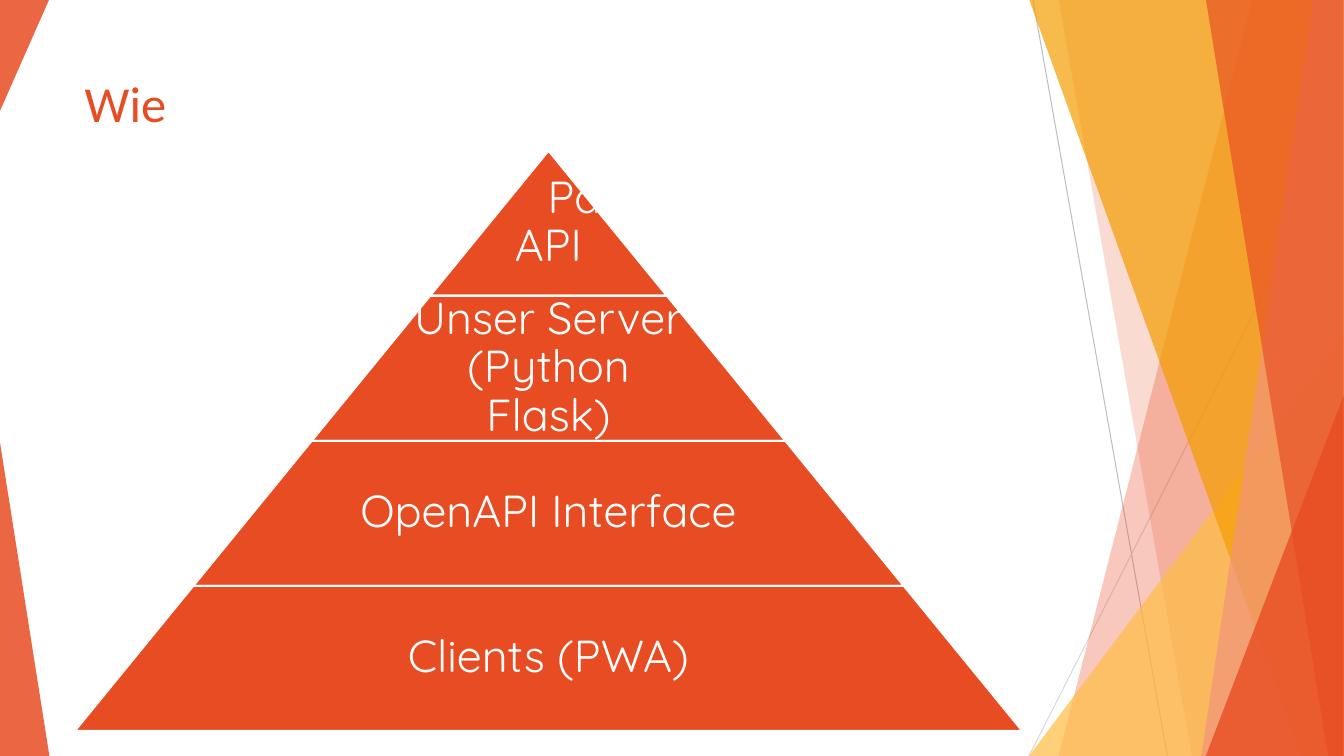
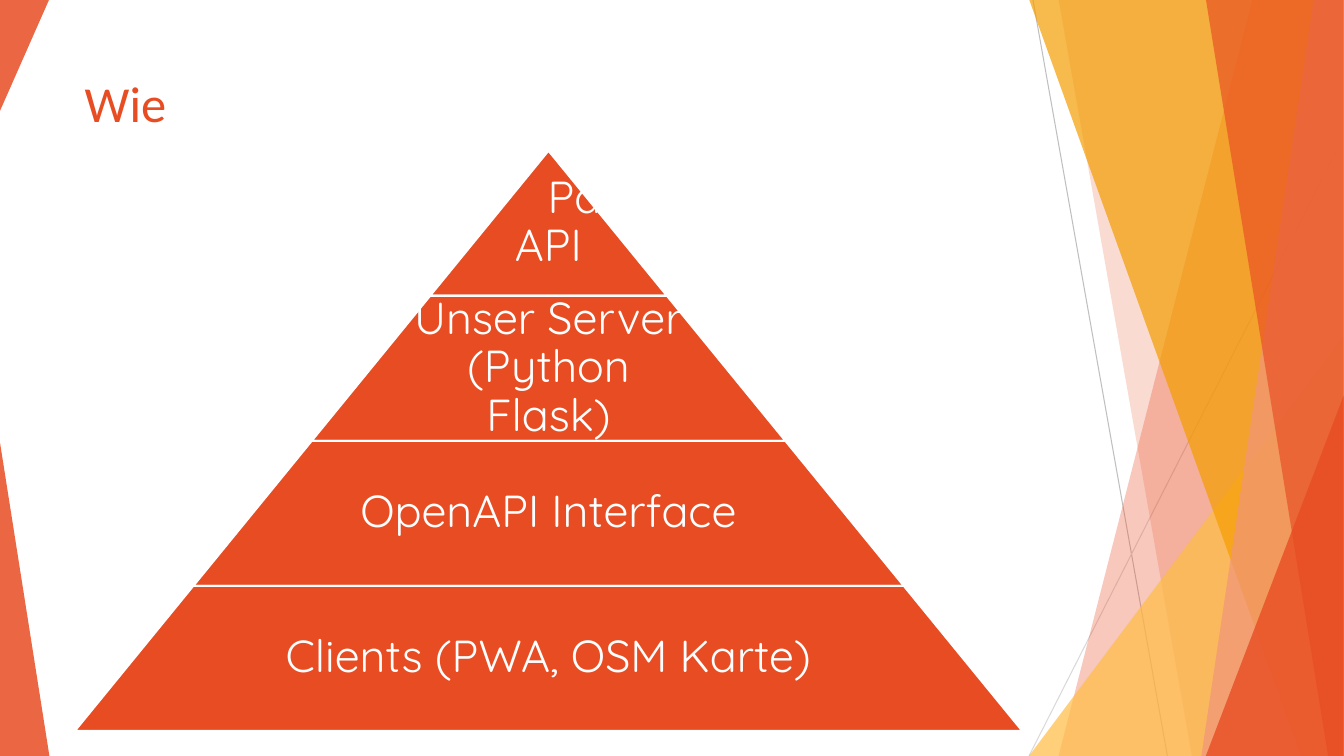
Before and after one commit to Jugendhackt/VUBA, a slide deck: slide 4 of VUBA.pptx. Drawn at 1344x756 pixels with LibreOffice and Linux fonts; fonts in the diff are those of the drawing. Boxes give left, top, right and bottom in pixels: in the first picture for what was removed or moved away, otherwise in the second. Text is boxed around its words. In the diff, an @@ line names an element or a change of style, - is before the commit and + after.

Commit message:
presentation`v3

```diff
--- a/VUBA.pptx
+++ b/VUBA.pptx
@@ text at box(286, 639, 811, 681): text changed @@
-Clients (PWA)
+Clients (PWA, OSM Karte)
```
Also in this commit, not shown: 1 other slide changed, 1 slide added, 1 slide removed.
